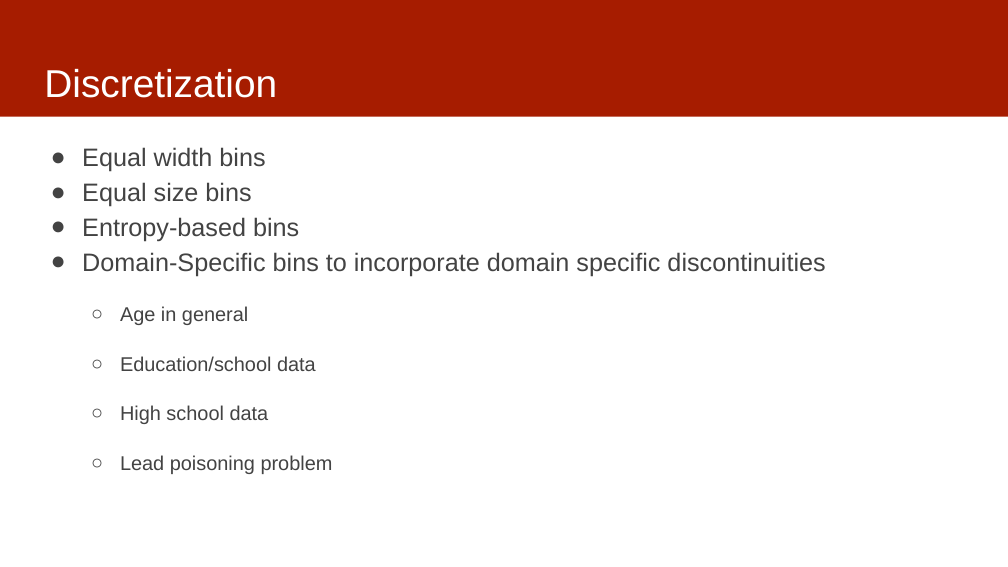
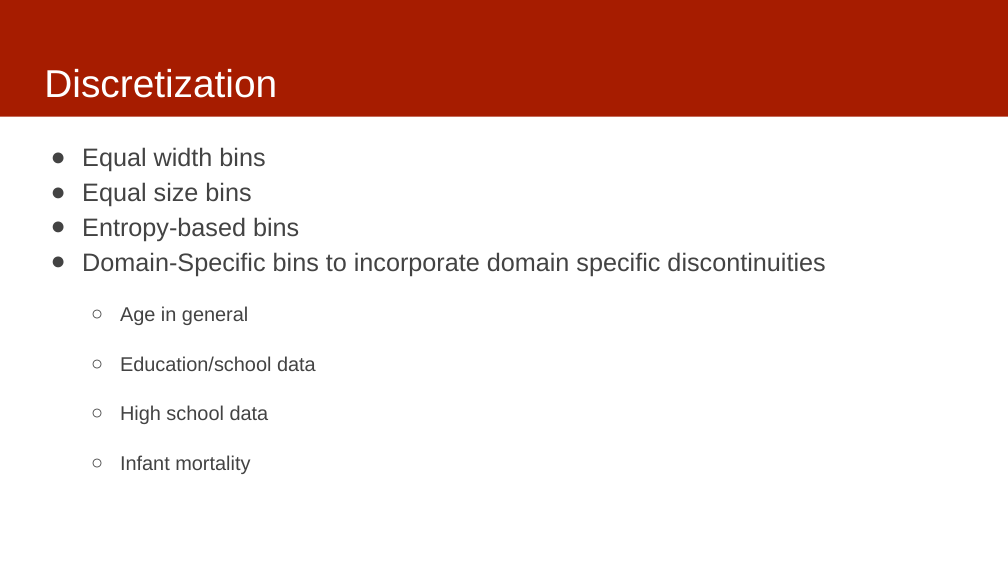
Before and after one commit to dssg/MLinPractice, a slide deck: slide 12 of Lectures/Lecture7-Features.pptx. Drawn at 1008x567 pixels with LibreOffice and Linux fonts; fonts in the diff are those of the drawing. Boxes give left, top, right and bottom in pixels: in the first picture for what was removed or moved away, otherwise in the second. Text is boxed around its words. In the diff, an @@ line names an element or a change of style, - is before the commit and + after.

```diff
--- a/Lectures/Lecture7-Features.pptx
+++ b/Lectures/Lecture7-Features.pptx
@@ text at (x1=120, y1=455, x2=250, y2=474): text changed @@
-  ○ Lead poisoning problem
+  ○ Infant mortality
```
Also in this commit, not shown: 2 other slides changed, 1 slide added.
